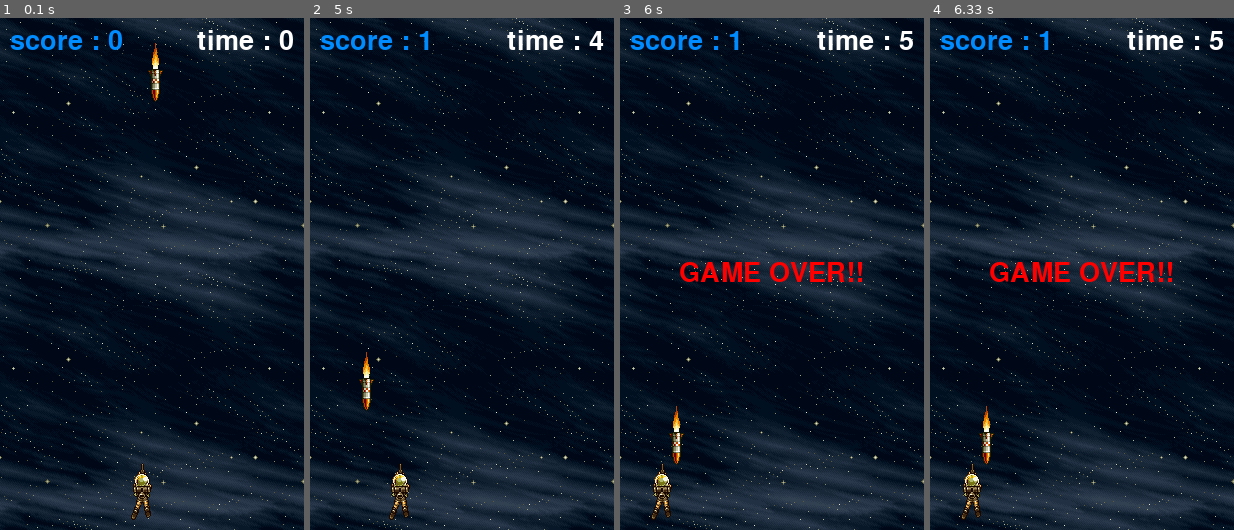
Above: before the commit, frames 1-4 (left to right).
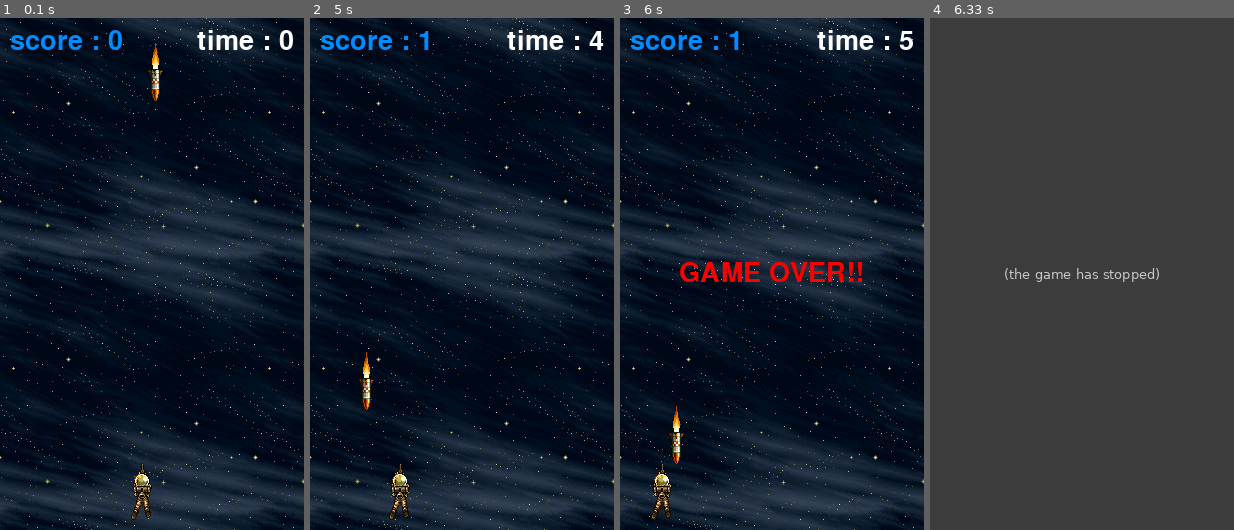
Above: after the commit, the same moments.

Repository: RCO8/My-Pygame-Sample
Game: pygame game, started from main.py
Two runs of this game, one before a commit and one after it. Both use one fixed random seed, a clock stepped at 60 frames per second and the inputs below.
Inputs (mouse positions are in pixels of both pictures, inside the frame that each line leads up to):
- Up to frame 1 (0.1 s): no input
- Up to frame 2 (5 s): click (462, 274) at 0.38 s; hold Right 0.67-1.13 s; move the mouse to (449, 294) at 0.7 s; hold Up 1.17-1.47 s; hold Right 1.5-1.97 s; hold Left 2-2.53 s; hold Down 2.57-2.87 s; hold Left 2.9-3.3 s; hold Up 3.33-3.7 s; hold Down 4.4-4.77 s; hold Left from 4.8 s (still down)
- Up to frame 3 (6 s): release Left at 5.27 s
- Up to frame 4 (6.33 s): no input

Frames 1-3 are identical in both runs. In frame 4, 97% of the frame differs, in the area x 0-100%, y 0-100%.
After the commit the program exited at 6.28 s; later frames show no game.

Commit message:
스프라이트 일부 나타내게 구현

Diff:
--- a/main.py
+++ b/main.py
@@ -2,8 +2,7 @@
 import pygame
 import random
 import bg_colors
-from resources import ImageResources
-from resources import BackgoundMusic
+from resources import ImageResources, BackgoundMusic
 
 pygame.init()
 
@@ -32,23 +31,6 @@
 enemy = ImageResources('rocket.png')
 enemy.setPosition(random.randint(0,screen.get_width() - enemy.sprite_width),10)
 
-#bgSound = BackgoundMusic('Deltarune - MEGALOVANIA.mp3')
-
-
-def limit(left,top,x1,x2,y1,y2):
-    if left < x1:
-        left = x1
-    elif left > x2:
-        left = x2
-    if top < y1:
-        top = y1
-    elif top > y2:
-        top = y2
-def level(start, div, speed, index):
-    for i in index:
-        if start > div * 1:
-            speed = index[i]
-
 total_time = 10
 xpos = 0
 ypos = 0
@@ -59,8 +41,17 @@
 def drawImage():
     screen.fill(bg_colors.bg_azure)
     screen.blit(background.sprite, (0,0))
-    screen.blit(player.sprite, player.getPosition())
+    screen.blit(player.sprite, player.getPosition(), player.sprite_clip)
     screen.blit(enemy.sprite, enemy.getPosition())
+
+    #카운터
+    elapsed_time = (pygame.time.get_ticks()) / 1000
+    timer = game_font.render("time : "+str(int(elapsed_time)),True,bg_colors.bg_white)
+    screen.blit(timer,(screen.get_width()-timer.get_width()-10,10))
+
+    #텍스트
+    totalScore = game_font.render("score : "+str(avoidCount),True,bg_colors.bg_azure)
+    screen.blit(totalScore,(10,10))
 
 #게임 진행 루프
 running = True
@@ -90,6 +81,9 @@
                 xpos = 0
             if event.key == pygame.K_UP or event.key == pygame.K_DOWN:
                 ypos = 0
+        #마우스 체크
+        if event.type == pygame.MOUSEBUTTONDOWN:
+            print(pygame.mouse.get_pos())
 
 
     #게임 데이터 업데이트
@@ -125,22 +119,6 @@
 
     drawImage()
 
-    #카운터
-    elapsed_time = (pygame.time.get_ticks()) / 1000
-    timer = game_font.render("time : "+str(int(elapsed_time)),True,bg_colors.bg_white)
-    screen.blit(timer,(screen.get_width()-timer.get_width()-10,10))
-
-    if elapsed_time > 50:
-        falling = 7
-    elif elapsed_time > 25:
-        falling = 5
-    elif elapsed_time > 10:
-        falling = 4
-
-    #텍스트
-    totalScore = game_font.render("score : "+str(avoidCount),True,bg_colors.bg_azure)
-    screen.blit(totalScore,(10,10))
-
     #충돌 체크
     if player_rect.colliderect(enemy_rect):
         game_over = game_font.render("GAME OVER!!",True,bg_colors.bg_red)
@@ -150,5 +128,5 @@
     #갱신
     pygame.display.update()
 
-pygame.time.delay(2000)
+pygame.time.delay(1000)
 pygame.quit()
--- a/resources.py
+++ b/resources.py
@@ -1,5 +1,6 @@
 from pygame import transform, image
 from pygame import mixer
+from pygame import Rect
 class ImageResources:
     sprite_xpos = 0
     sprite_ypos = 0
@@ -9,6 +10,7 @@
         self.sprite_size = self.sprite.get_rect().size
         self.sprite_width = self.sprite.get_width()
         self.sprite_height = self.sprite.get_height()
+        self.sprite_clip = Rect(0,0,self.sprite_width,self.sprite_height)
         self.sprite_direction = 0.0
     # 스프라이트를 해당 좌표로 이동
     def setPosition(self,x,y):
@@ -36,6 +38,9 @@
         self.sprite_width *= x
         self.sprite_height *= x
 
+    #스프라이트 일부 출력
+    def setClipping(self,x,y,w,h):
+        self.sprite_clip = Rect(x,y,w,h)
 
     # 현재 좌표 반환
     def getPosition(self):
